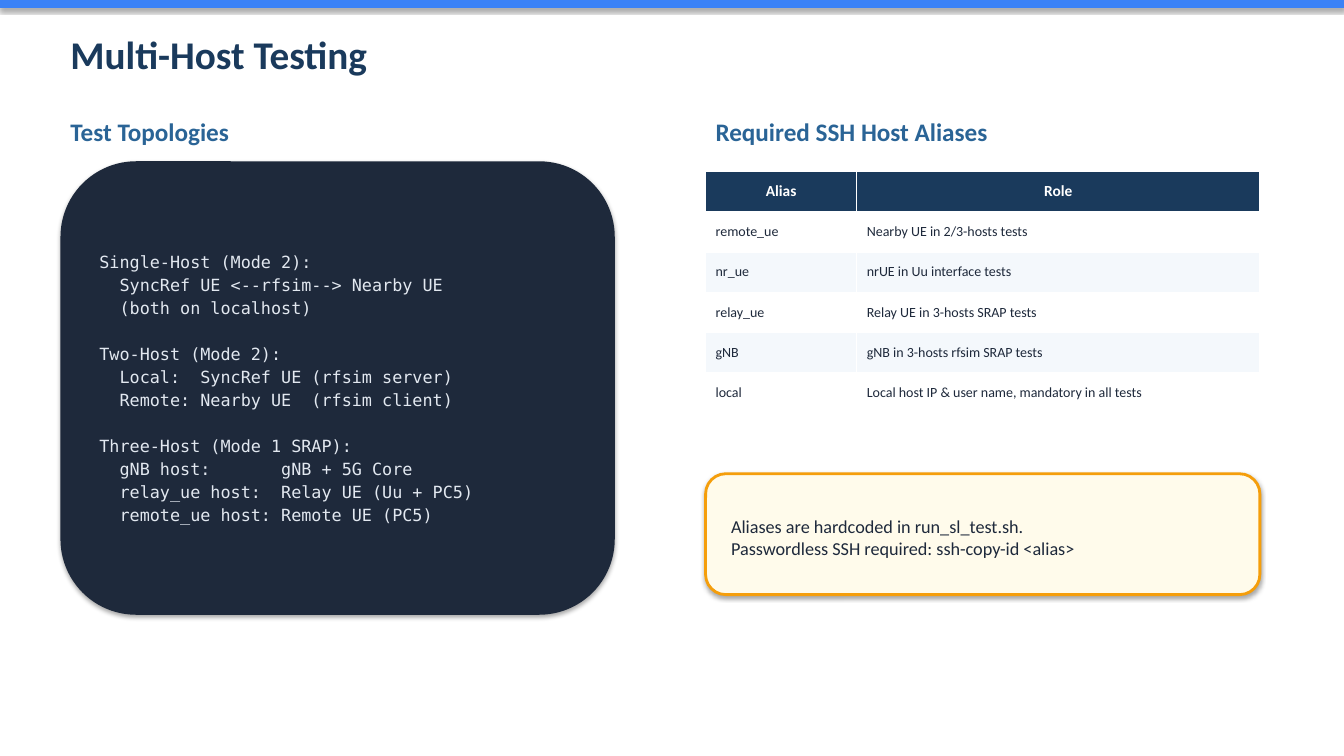
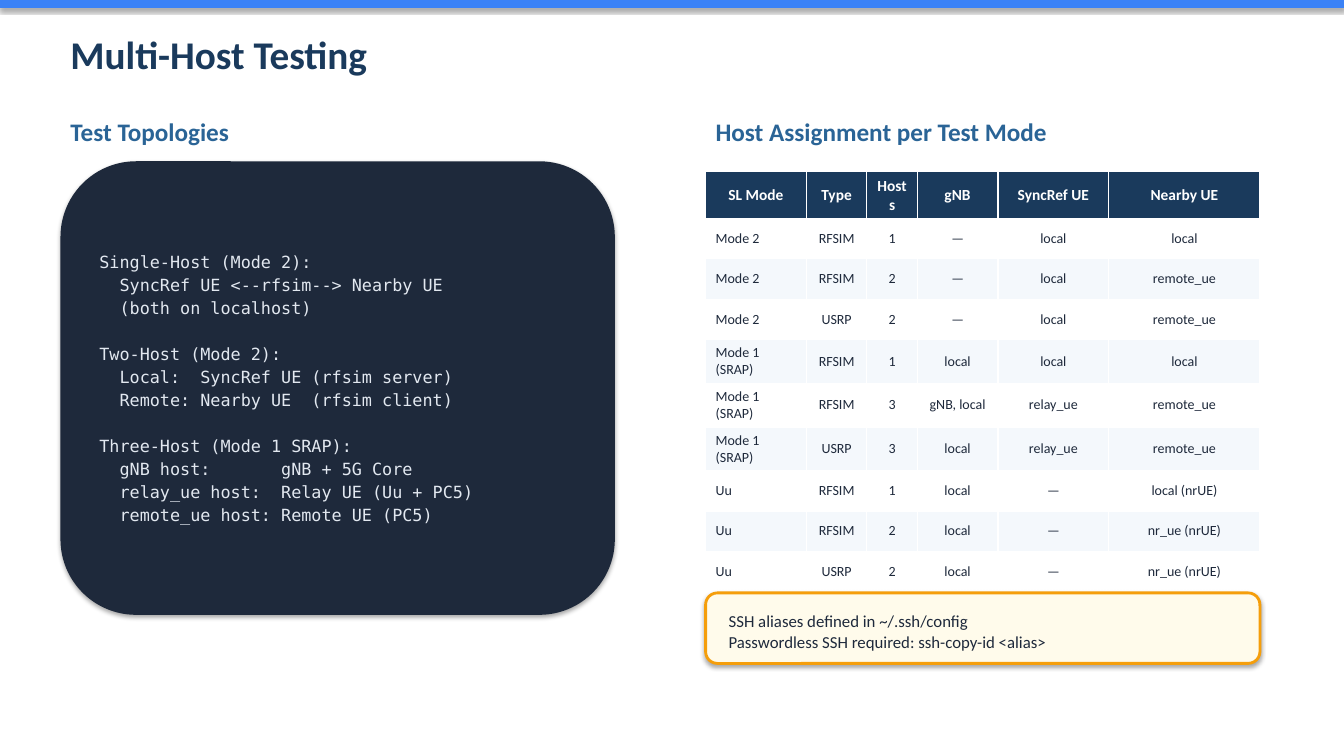
Before and after one commit to davidkimmy/openairinterface5g, a slide deck: slide 4 of doc/episys/test_script/overview_sl_test.pptx. Drawn at 1344x756 pixels with LibreOffice and Linux fonts; fonts in the diff are those of the drawing. Boxes give left, top, right and bottom in pixels: in the first picture for what was removed or moved away, otherwise in the second. Text is boxed around its words. In the diff, an @@ line names an element or a change of style, - is before the commit and + after.

Commit message:
Supporting bash based operation (non-gnome-terminal) and local logging.

```diff
--- a/doc/episys/test_script/overview_sl_test.pptx
+++ b/doc/episys/test_script/overview_sl_test.pptx
@@ text at bbox=[716, 123, 1047, 146]: text changed @@
-Required SSH Host Aliases
+Host Assignment per Test Mode
@@ table removed at bbox=[706, 171, 1260, 413], 6 rows, 2 columns @@
-Alias | Role
-remote_ue | Nearby UE in 2/3-hosts tests
-nr_ue | nrUE in Uu interface tests
-relay_ue | Relay UE in 3-hosts SRAP tests
-gNB | gNB in 3-hosts rfsim SRAP tests
-local | Local host IP & user name, mandatory in all tests
@@ table added at bbox=[706, 171, 1260, 592], 10 rows, 6 columns @@
+SL Mode | Type | Hosts | gNB | SyncRef UE | Nearby UE
+Mode 2 | RFSIM | 1 | — | local | local
+Mode 2 | RFSIM | 2 | — | local | remote_ue
+Mode 2 | USRP | 2 | — | local | remote_ue
+Mode 1 (SRAP) | RFSIM | 1 | local | local | local
+Mode 1 (SRAP) | RFSIM | 3 | gNB, local | relay_ue | remote_ue
+Mode 1 (SRAP) | USRP | 3 | local | relay_ue | remote_ue
+Uu | RFSIM | 1 | local | — | local (nrUE)
+Uu | RFSIM | 2 | local | — | nr_ue (nrUE)
+Uu | USRP | 2 | local | — | nr_ue (nrUE)
@@ rounded rectangle "SSH aliases defined in ~/.ssh/config": place and size @@
-rounded rectangle "SSH aliases defined in ~/.ssh/config" at bbox=[706, 474, 1260, 595]
+rounded rectangle "SSH aliases defined in ~/.ssh/config" at bbox=[706, 593, 1260, 663]
@@ text in rounded rectangle at bbox=[729, 615, 967, 630]: text changed; size 13 to 12 pt @@
-Aliases are hardcoded in run_sl_test.sh.
+SSH aliases defined in ~/.ssh/config
@@ text in rounded rectangle at bbox=[729, 636, 1046, 651]: size 13 to 12 pt in "Passwordless SSH required: ssh-copy-id <alias>" @@
```
Also in this commit, not shown: 4 other slides changed, 3 slides added, 4 other files.
